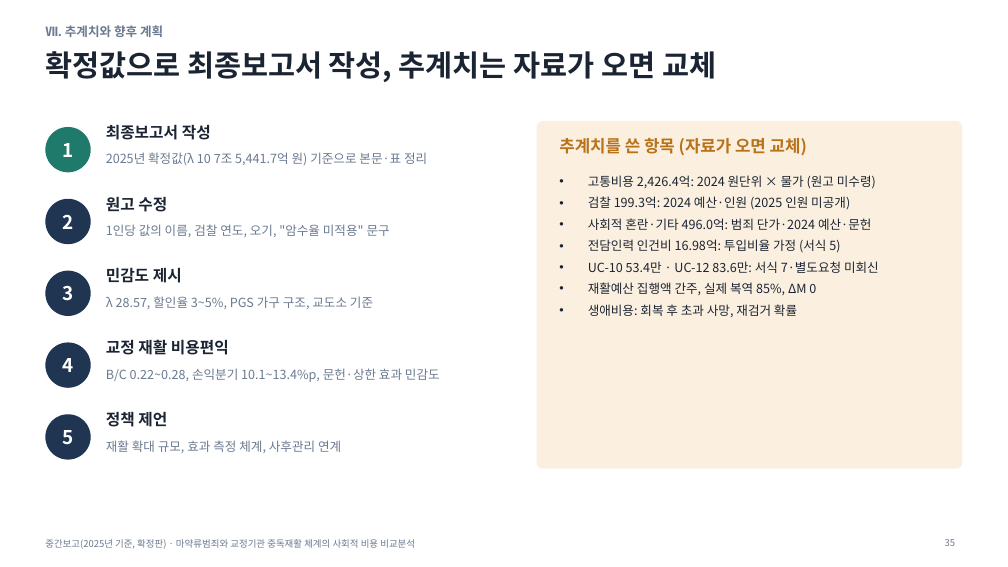
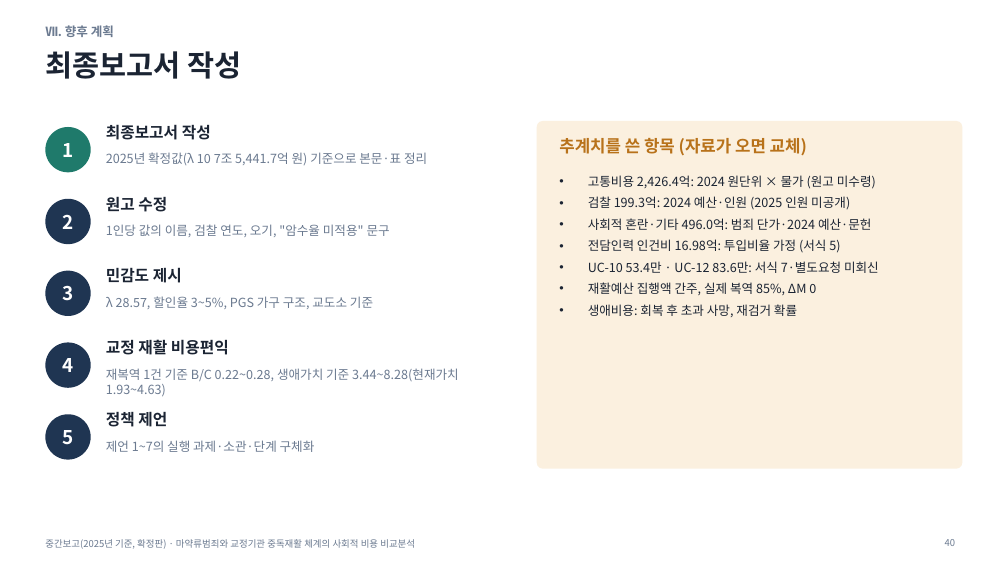
Before and after one commit to adminmrobo/drug-crime-social-cost, a slide deck: slide 40 of deliverables/2026-11-16_확정판/중간보고_마약류사회적비용_2025기준_확정판.pptx (slide 35 before the commit). Drawn at 1008x567 pixels with LibreOffice and Linux fonts; fonts in the diff are those of the drawing. Boxes give left, top, right and bottom in pixels: in the first picture for what was removed or moved away, otherwise in the second. Text is boxed around its words. In the diff, an @@ line names an element or a change of style, - is before the commit and + after.

Commit message:
생애가치 기준 교정 재활 비용편익과 정책 제언 추가(덱·별지1·확정판 별지·엑셀·스크립트)

```diff
--- a/deliverables/2026-11-16_확정판/중간보고_마약류사회적비용_2025기준_확정판.pptx
+++ b/deliverables/2026-11-16_확정판/중간보고_마약류사회적비용_2025기준_확정판.pptx
@@ text at (45, 25, 114, 37): text changed @@
-Ⅶ. 추계치와 향후 계획
+Ⅶ. 향후 계획
@@ title at (45, 51, 241, 79): text changed @@
-확정값으로 최종보고서 작성, 추계치는 자료가 오면 교체
+최종보고서 작성
@@ text at (106, 368, 459, 396): text changed @@
-B/C 0.22~0.28, 손익분기 10.1~13.4%p, 문헌·상한 효과 민감도
+재복역 1건 기준 B/C 0.22~0.28, 생애가치 기준 3.44~8.28(현재가치 1.93~4.63)
@@ text at (106, 440, 315, 452): text changed @@
-재활 확대 규모, 효과 측정 체계, 사후관리 연계
+제언 1~7의 실행 과제·소관·단계 구체화
@@ page number at (945, 539, 955, 546): text changed @@
-35
+40
```
Also in this commit, not shown: 4 other slides changed, 5 slides added, 20 other files.
